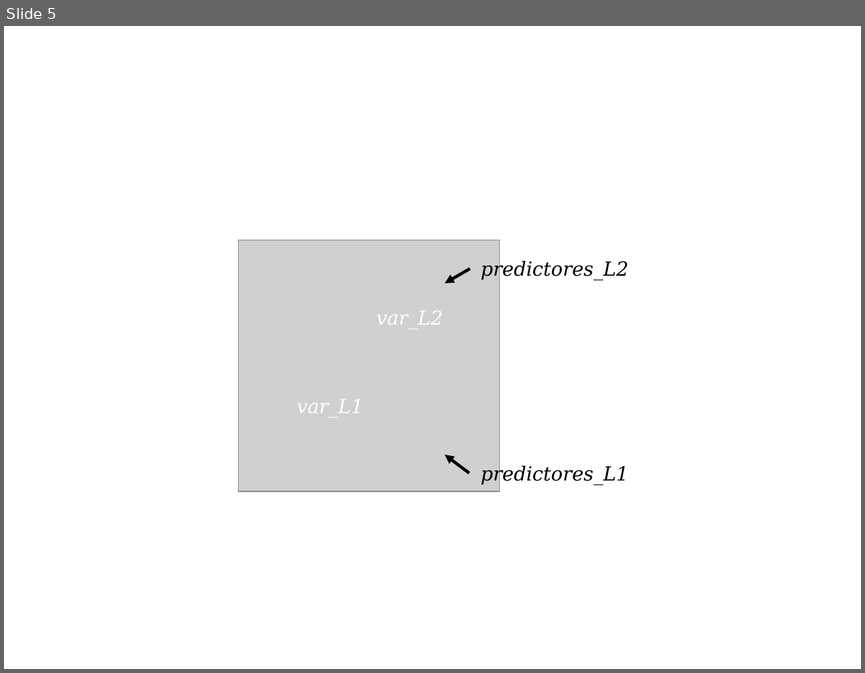
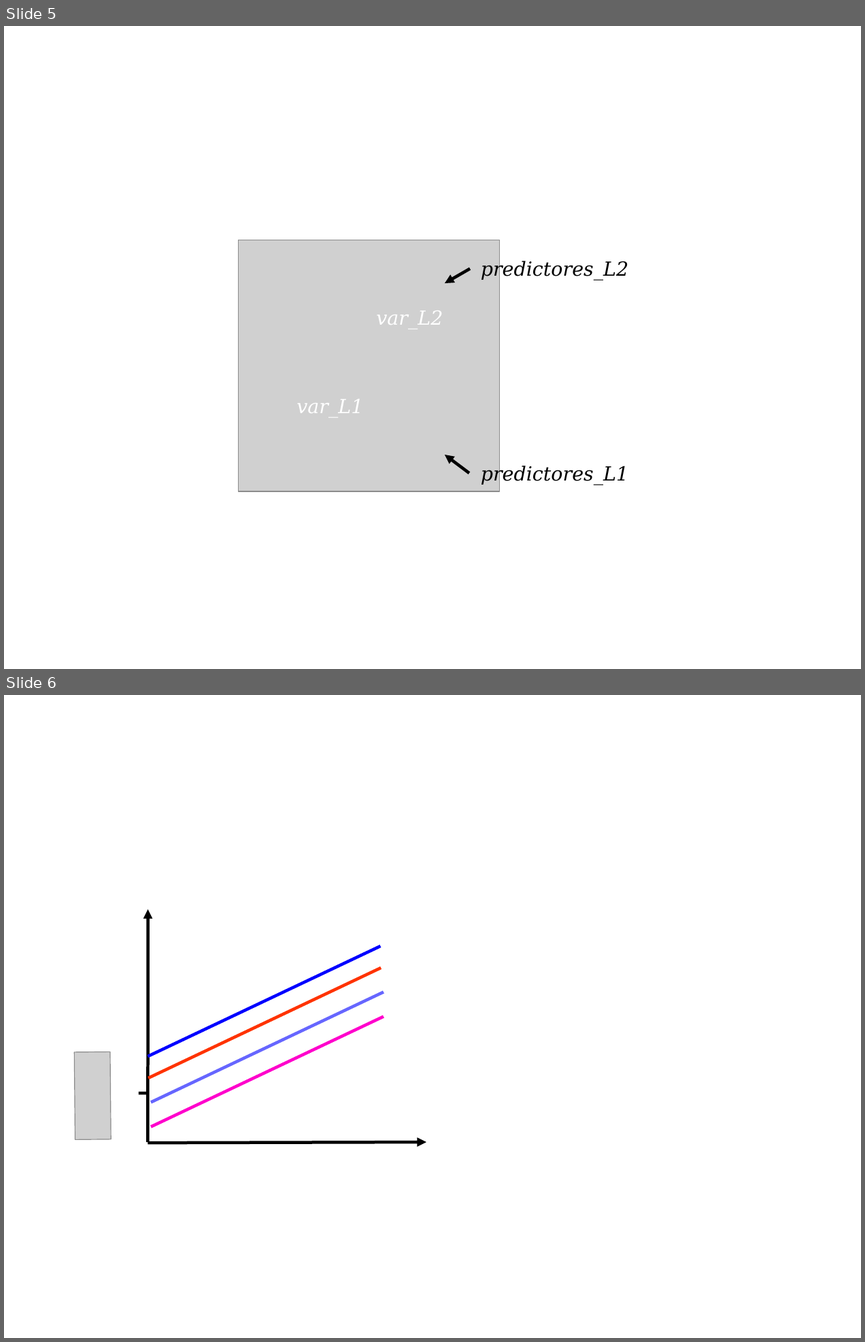
Before and after one commit to cursos-metodos-facso/multinivel, a slide deck: static/images/varias.odp. Shown one above the other, each under a label of ours: slide 5 before the commit, slides 5 and 6 after it. The pictures are 865x673 and 865x1342 pixels, drawn with LibreOffice and Linux fonts; fonts in the diff are those of the drawing; grey boxes stand for pictures; background and template pictures are left out. Boxes give left, top, right and bottom in pixels: in the first picture for what was removed or moved away, otherwise in the second. Text is boxed around its words. In the diff, an @@ line names an element or a change of style, - is before the commit and + after.

```diff
--- a/static/images/varias.odp
+++ b/static/images/varias.odp
@@ slide 6 added at (4,695,861,1338), background #FFFFFF @@
@@ arrow added from (148, 1142) to (148, 910), #000000 2.83 pt @@
@@ line added from (148, 1057) to (380, 946), #0000FF 2.83 pt @@
@@ line added from (149, 1078) to (381, 968), #FF3300 2.83 pt @@
@@ text added at (272,978,339,998), 18 pt, text #FFFFFF, italic @@
+var_L2
@@ line added from (151, 1102) to (383, 992), #6666FF 2.83 pt @@
@@ line added from (151, 1127) to (383, 1016), #FF00CC 2.83 pt @@
@@ picture added at (74,1052,111,1139) @@
@@ text added at (192,1066,259,1086), 18 pt, text #FFFFFF, italic @@
+var_L1
@@ line added from (139, 1093) to (148, 1093), #000000 2.83 pt @@
@@ arrow added from (148, 1143) to (426, 1142), #000000 2.83 pt @@
```
Also in this commit, not shown: 1 slide changed, 1 other slide added, 4 other files.
